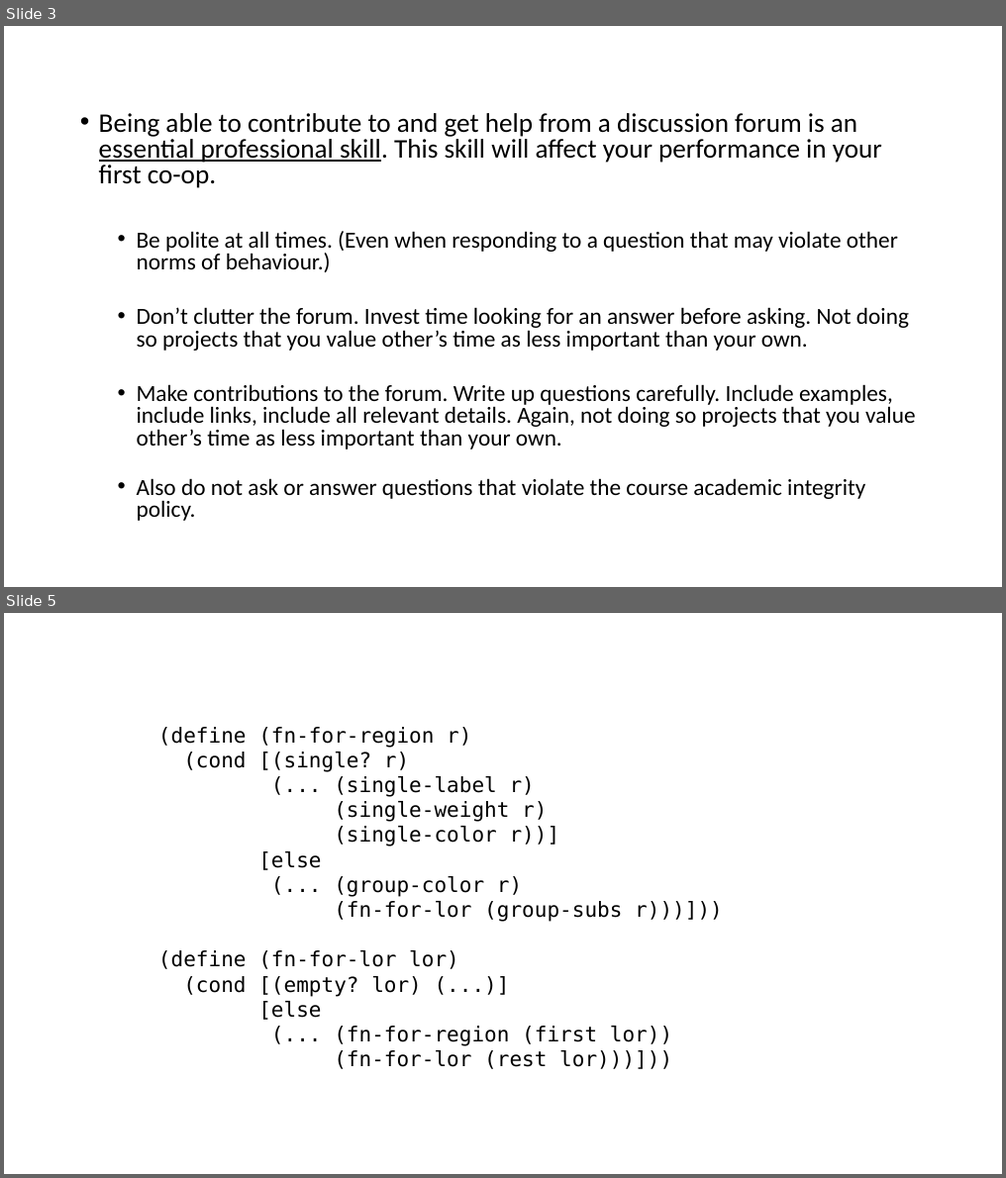
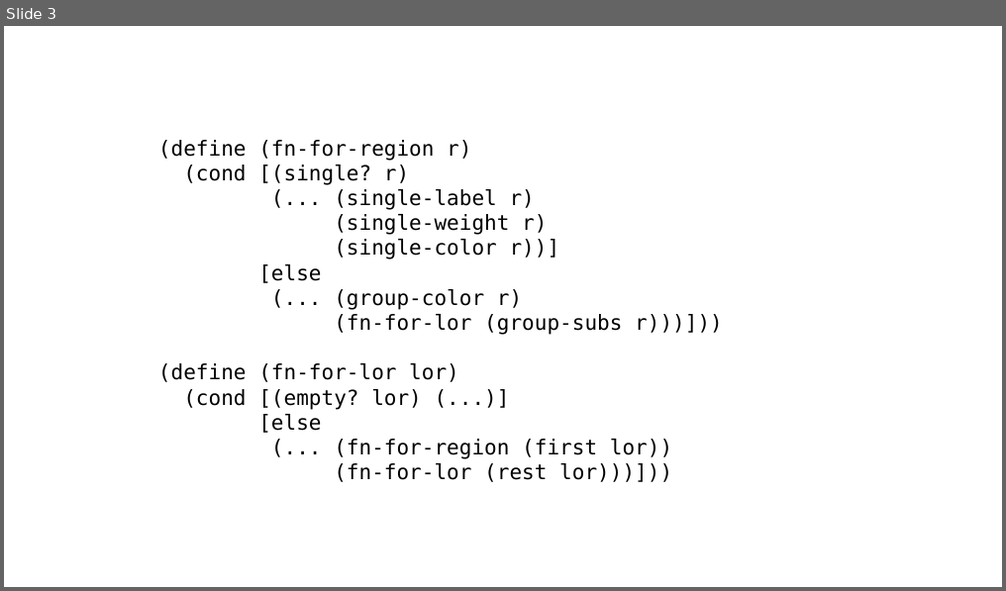
Before and after one commit to GregorKiczales/spd-materials, a slide deck: instructor/l11/lec11-pad.pptx. Shown one above the other, each under a label of ours: slides 3 and 5 before the commit, slide 3 after it; the slides between them are not shown. The pictures are 1006x1178 and 1006x591 pixels, drawn with LibreOffice and Linux fonts; fonts in the diff are those of the drawing. Boxes give left, top, right and bottom in pixels: in the first picture for what was removed or moved away, otherwise in the second. Text is boxed around its words. In the diff, an @@ line names an element or a change of style, - is before the commit and + after.

```diff
--- a/instructor/l11/lec11-pad.pptx
+++ b/instructor/l11/lec11-pad.pptx
@@ slide 3 removed at box(4, 26, 1002, 587), background #FFFFFF @@
@@ text removed at box(99, 113, 916, 521) @@
-• Being able to contribute to and get help from a discussion forum is an essential professional skill. This skill will affect your performance in your first co-op.
-  • Be polite at all times. (Even when responding to a question that may violate other norms of behaviour.)
-  • Don’t clutter the forum. Invest time looking for an answer before asking. Not doing so projects that you value other’s time as less important than your own.
-  • Make contributions to the forum. Write up questions carefully. Include examples, include links, include all relevant details. Again, not doing so projects that you value other’s time as less important than your own.
-  • Also do not ask or answer questions that violate the course academic integrity policy.
@@ what was slide 5 is now slide 3 @@
```
Also in this commit, not shown: 3 slides changed, 1 slide added, 1 other slide removed, 8 other files.
